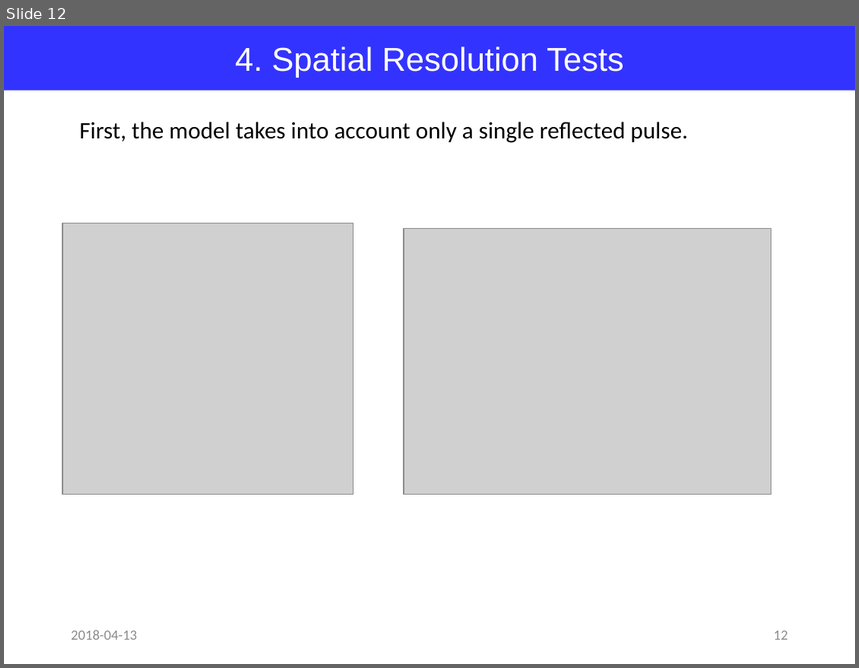
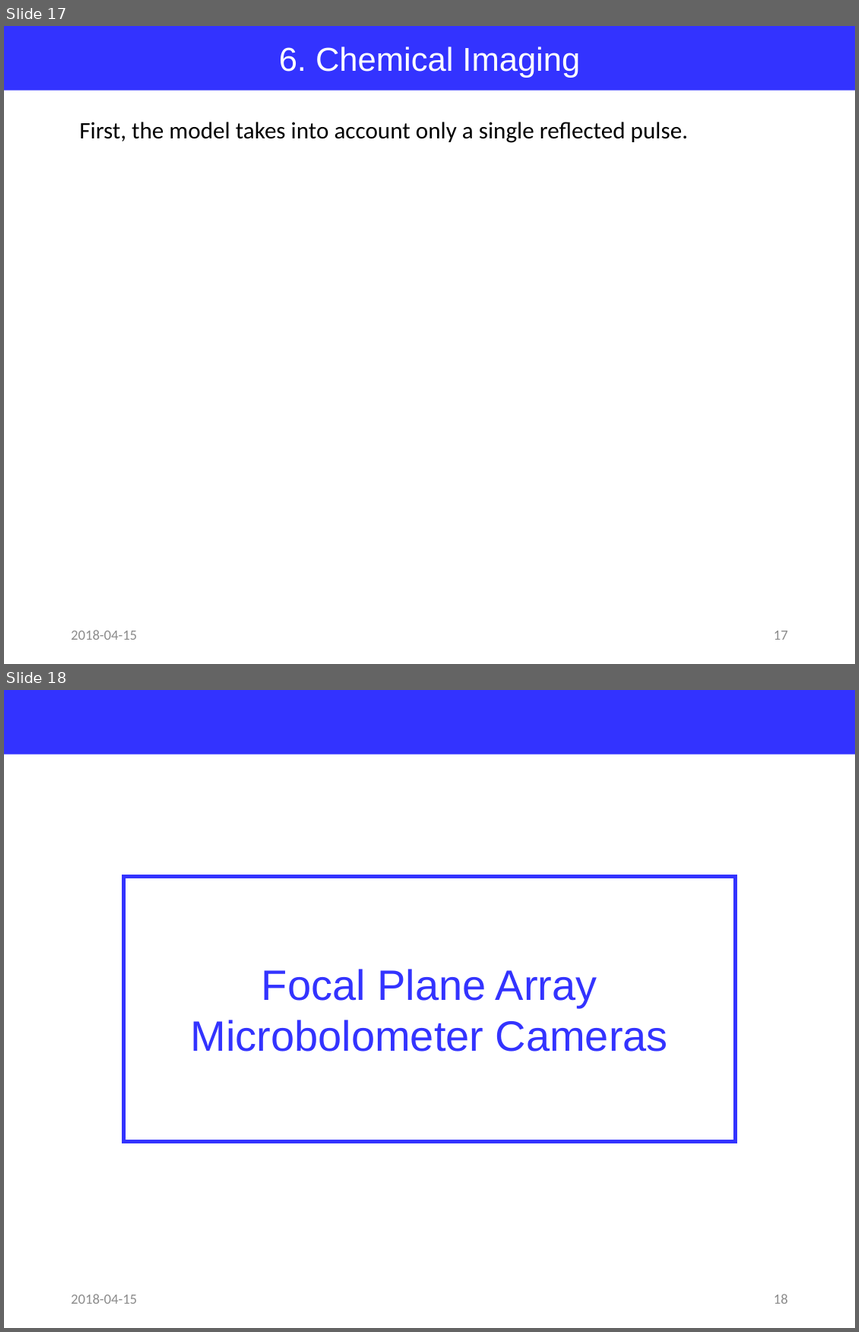
Before and after one commit to jglee96/NBTP_Lab, a slide deck: Terahertz Metrology/Ch7/Terahertz Metrology_Ch7.pptx. Shown one above the other, each under a label of ours: slide 12 before the commit, slides 17 and 18 after it. The pictures are 859x668 and 859x1332 pixels, drawn with LibreOffice and Linux fonts; fonts in the diff are those of the drawing; grey boxes stand for pictures. Boxes give left, top, right and bottom in pixels: in the first picture for what was removed or moved away, otherwise in the second. Text is boxed around its words. In the diff, an @@ line names an element or a change of style, - is before the commit and + after.

```diff
--- a/Terahertz Metrology/Ch7/Terahertz Metrology_Ch7.pptx
+++ b/Terahertz Metrology/Ch7/Terahertz Metrology_Ch7.pptx
@@ slide 18 added at [4,690,855,1328], background #FFFFFF @@
@@ rectangle added at [4,690,855,755], fill #3333FF @@
@@ rectangle added at [124,876,736,1142], outline #3333FF 3 pt, 36 pt, text #3333FF @@
+Focal Plane Array
+Microbolometer Cameras
@@ text added at [71,1294,137,1304], 12 pt, text #8C8C8C @@
+2018-04-15
@@ page number added at [774,1294,788,1304], 12 pt, text #8C8C8C @@
+18
@@ what was slide 12 is now slide 17 @@
@@ slide 17 changed as well @@
@@ text in rectangle at [279,47,580,78]: text changed @@
-4. Spatial Resolution Tests
+6. Chemical Imaging
@@ picture removed at [63,223,353,494] @@
@@ picture removed at [404,229,771,494] @@
@@ text at [71,630,137,640]: text changed @@
-2018-04-13
+2018-04-15
@@ page number at [774,631,788,640]: text changed @@
-12
+17
```
Also in this commit, not shown: 14 other slides changed, 4 other slides added, 4 other files.
